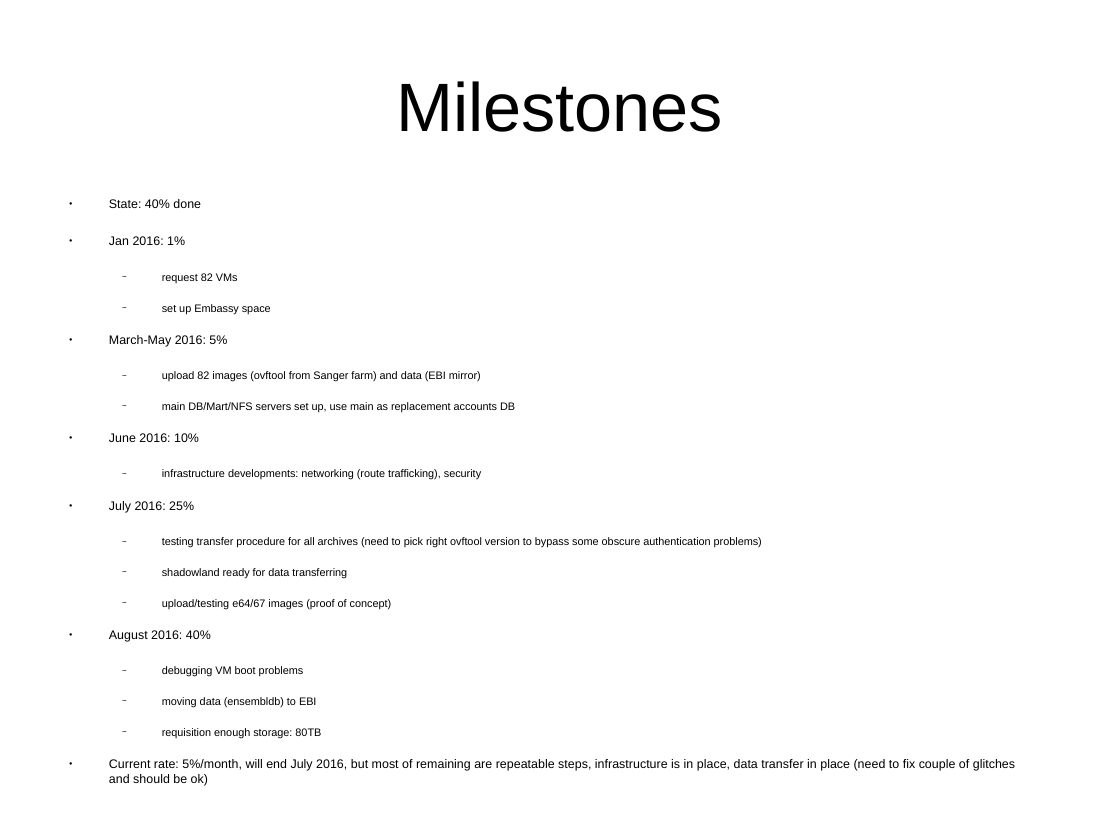
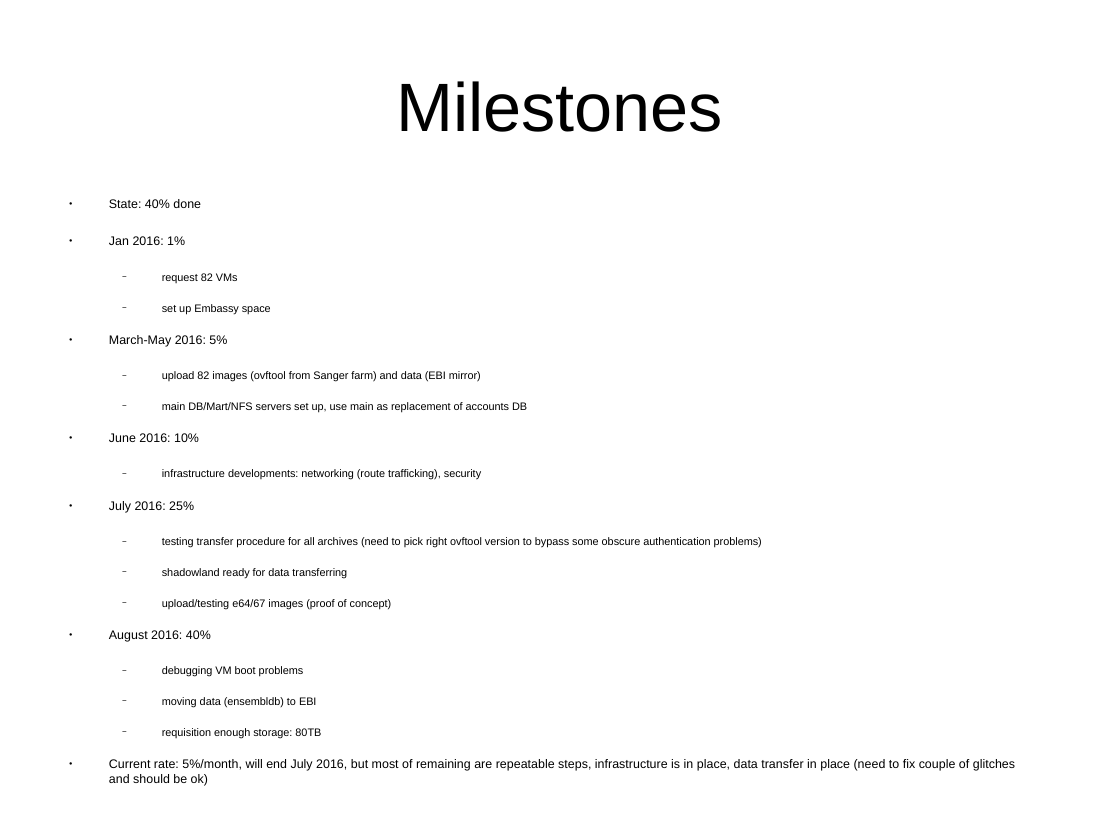
Before and after one commit to avullo/ensembl-migration-pm, a slide deck: slide 16 of data-review-10-16/talk.odp. Drawn at 1120x840 pixels with LibreOffice and Linux fonts; fonts in the diff are those of the drawing; background and template pictures are left out. Boxes give left, top, right and bottom in pixels: in the first picture for what was removed or moved away, otherwise in the second. Text is boxed around its words. In the diff, an @@ line names an element or a change of style, - is before the commit and + after.

```diff
--- a/data-review-10-16/talk.odp
+++ b/data-review-10-16/talk.odp
@@ text at (x1=162, y1=402, x2=527, y2=412): text changed @@
-  − main DB/Mart/NFS servers set up, use main as replacement accounts DB
+  − main DB/Mart/NFS servers set up, use main as replacement of accounts DB
```
Also in this commit, not shown: 3 other slides changed.
